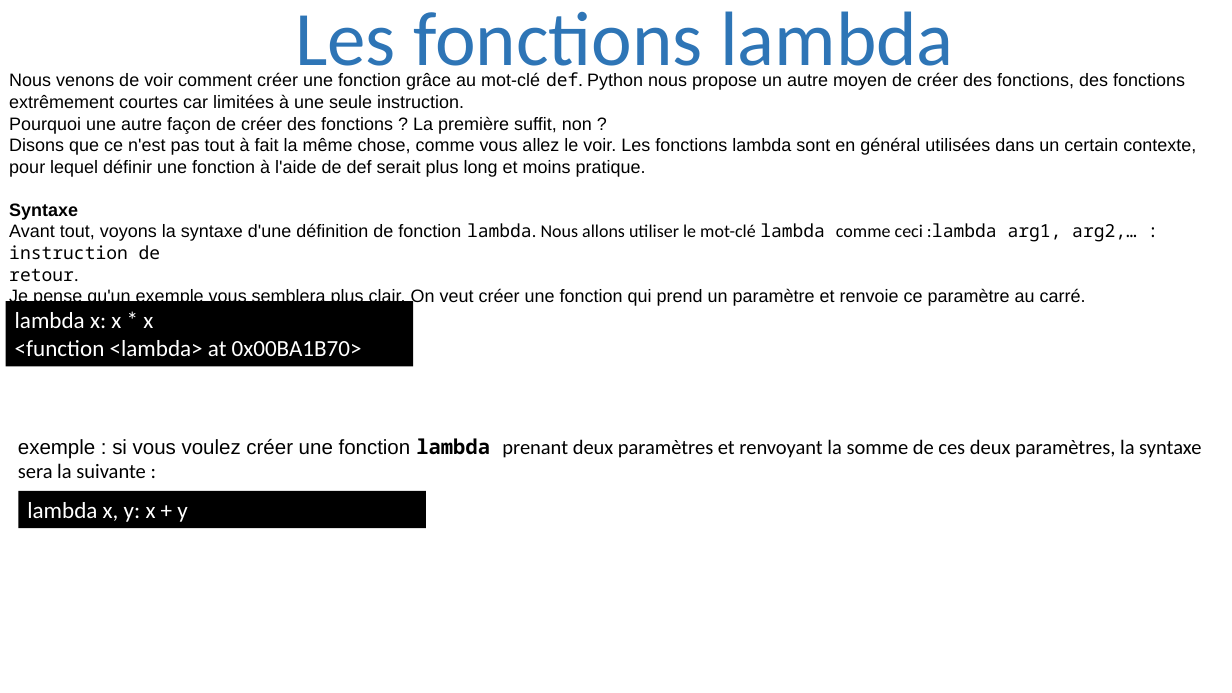
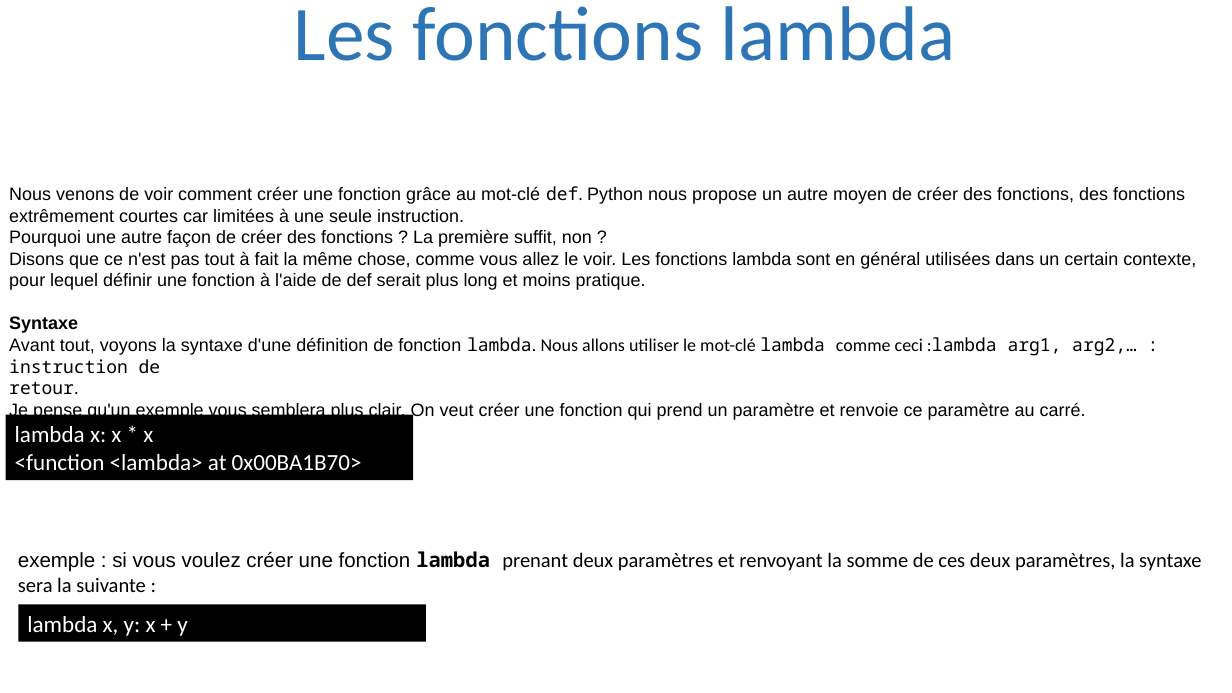
Before and after one commit to julienPalleau/PythonDoc, a slide deck: slide 35 of Python-resume.pptx (slide 32 before the commit). Drawn at 1232x693 pixels with LibreOffice and Linux fonts; fonts in the diff are those of the drawing. Boxes give left, top, right and bottom in pixels: in the first picture for what was removed or moved away, otherwise in the second. Text is boxed around its words. In the diff, an @@ line names an element or a change of style, - is before the commit and + after.

```diff
--- a/Python-resume.pptx
+++ b/Python-resume.pptx
@@ title "Les fonctions lambda" at box(294, 6, 956, 61): size 60 to 60.3 pt @@
@@ 2 texts, 2 rectangles: place and size @@
-2 texts, 2 rectangles at box(6, 72, 1201, 528)
+2 texts, 2 rectangles at box(6, 186, 1201, 641)
```
Also in this commit, not shown: 11 other slides changed, 13 slides added.
